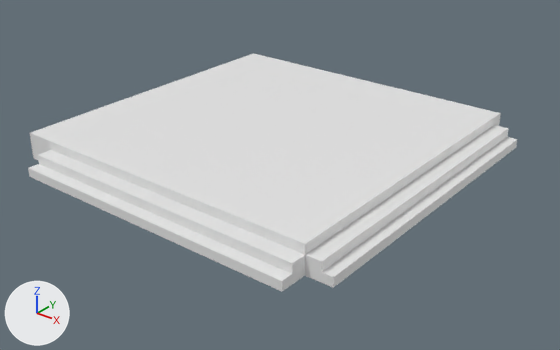
Before and after pictures for a commit that changed the FBX model Assets/Assets/SM_Patio.fbx.
Rendered twice from a 50 mm camera at (11.6, -17.1, 14.6) aimed at (-7.8, 7.2, -0.5). The axes (+X, +Y, +Z) are drawn at lower left. The lights are the same throughout. Where no turn or scale is listed for an object, it has been applied to the vertices. Vertices at the same position are counted once.

Before the edit, the objects in view are built like this:
```python
me_plane_005 = bpy.data.meshes.new('Plane.005')
me_plane_005.from_pydata(...)  # 41 vertices, 38 faces; spans x -7.6..8.8, y -8.9..7.6, z 0.0..1.2
ob_sm_patio = bpy.data.objects.new('SM_Patio', me_plane_005)
ob_sm_patio.location = (-9.27, 8.49, 0.0)
```
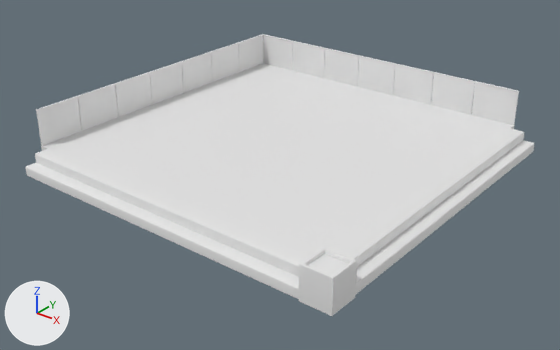
Changed parts and their boxes [x1, y1, x2, y2] in the pictures (560 x 350 px):
'SM_Patio', reshaped (18% taller)
    before: [28, 53, 517, 292]
    after: [25, 34, 534, 316]
part 1 of me_plane_005, added
    after: [36, 97, 81, 146]
part 2 of me_plane_005, added
    after: [78, 85, 118, 131]
part 3 of me_plane_005, added
    after: [115, 73, 152, 117]
part 4 of me_plane_005, added
    after: [150, 63, 183, 105]
part 5 of me_plane_005, added
    after: [182, 53, 212, 93]
part 6 of me_plane_005, added
    after: [211, 44, 239, 82]
part 7 of me_plane_005, added
    after: [238, 36, 263, 72]
part 8 of me_plane_005, added
    after: [471, 83, 519, 125]
part 9 of me_plane_005, added
    after: [431, 74, 475, 115]
part 10 of me_plane_005, added
    after: [393, 65, 434, 105]
part 11 of me_plane_005, added
    after: [358, 57, 395, 95]
part 12 of me_plane_005, added
    after: [324, 49, 359, 86]
part 13 of me_plane_005, added
    after: [293, 42, 325, 78]
part 14 of me_plane_005, added
    after: [263, 35, 293, 70]
part 15 of me_plane_005, rebuilt
    before: [28, 53, 517, 292]
    after: [41, 63, 515, 256]
part 16 of me_plane_005, rebuilt (7% wider, 21% taller)
    before: [38, 150, 305, 274]
    after: [25, 149, 310, 299]
part 17 of me_plane_005, added
    after: [36, 34, 534, 316]

The change, as a diff of the scene's bpy script:
```diff
--- a/Assets/Assets/SM_Patio.fbx.py
+++ b/Assets/Assets/SM_Patio.fbx.py
@@ me_plane_005 @@
 # used by ob_sm_patio; location = (-9.27, 8.49, 0.0)
-me_plane_005.from_pydata(...)  # 41 vertices, 38 faces; spans x -7.6..8.8, y -8.9..7.6, z 0.0..1.2
+me_plane_005.from_pydata(...)  # 653 vertices, 399 faces; spans x -6.9..9.7, y -9.0..7.6, z 0.0..2.5
+# me_plane_005 part 1: a new loose piece, a box spanning x -6.879..-6.826, y -7.626..-5.473, z 0.826..2.474
+# me_plane_005 part 2: a new loose piece, a box spanning x -6.879..-6.826, y -5.443..-3.289, z 0.826..2.474
+# me_plane_005 part 3: a new loose piece, a box spanning x -6.879..-6.826, y -3.259..-1.106, z 0.826..2.474
+# me_plane_005 part 4: a new loose piece, a box spanning x -6.879..-6.826, y -1.076..1.077, z 0.826..2.474
+# me_plane_005 part 5: a new loose piece, a box spanning x -6.879..-6.826, y 1.107..3.26, z 0.826..2.474
+# me_plane_005 part 6: a new loose piece, a box spanning x -6.879..-6.826, y 3.29..5.443, z 0.826..2.474
+# me_plane_005 part 7: a new loose piece, a box spanning x -6.879..-6.826, y 5.473..7.626, z 0.826..2.474
+# me_plane_005 part 8: a new loose piece, a box spanning x 6.213..8.366, y 7.566..7.619, z 0.826..2.474
+# me_plane_005 part 9: a new loose piece, a box spanning x 4.03..6.183, y 7.566..7.619, z 0.826..2.474
+# me_plane_005 part 10: a new loose piece, a box spanning x 1.847..4.0, y 7.566..7.619, z 0.826..2.474
+# me_plane_005 part 11: a new loose piece, a box spanning x -0.336..1.817, y 7.566..7.619, z 0.826..2.474
+# me_plane_005 part 12: a new loose piece, a box spanning x -2.52..-0.366, y 7.566..7.619, z 0.826..2.474
+# me_plane_005 part 13: a new loose piece, a box spanning x -4.703..-2.55, y 7.566..7.619, z 0.826..2.474
+# me_plane_005 part 14: a new loose piece, a box spanning x -6.886..-4.733, y 7.566..7.619, z 0.826..2.474
+# me_plane_005 part 15: the loose piece of 33 vertices spanning x -7.6..8.8, y -8.9..7.6, z 0.0..1.2 is rebuilt with 9 vertices and now spans x -6.9..8.4, y -7.6..7.6, z 0.0..0.8
+# me_plane_005 part 16: the loose piece of 8 vertices spanning x -6.2..7.6, y -8.3..-7.6, z 0.4..0.8 is rebuilt with 22 vertices and now spans x -6.4..8.4, y -8.9..-7.6, z 0.0..0.8
+# me_plane_005 part 17: 510 vertices added at x -6.9..9.7, y -9.0..7.6, z 0.0..2.5
```
